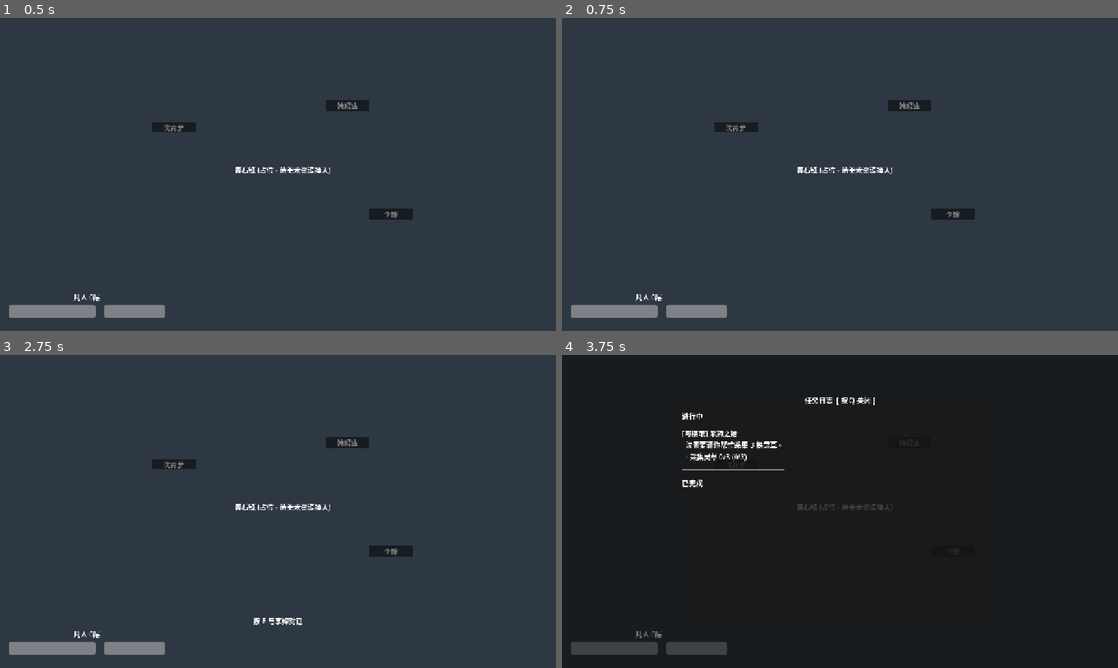
Above: before the commit, frames 1-4 (two rows, left to right).
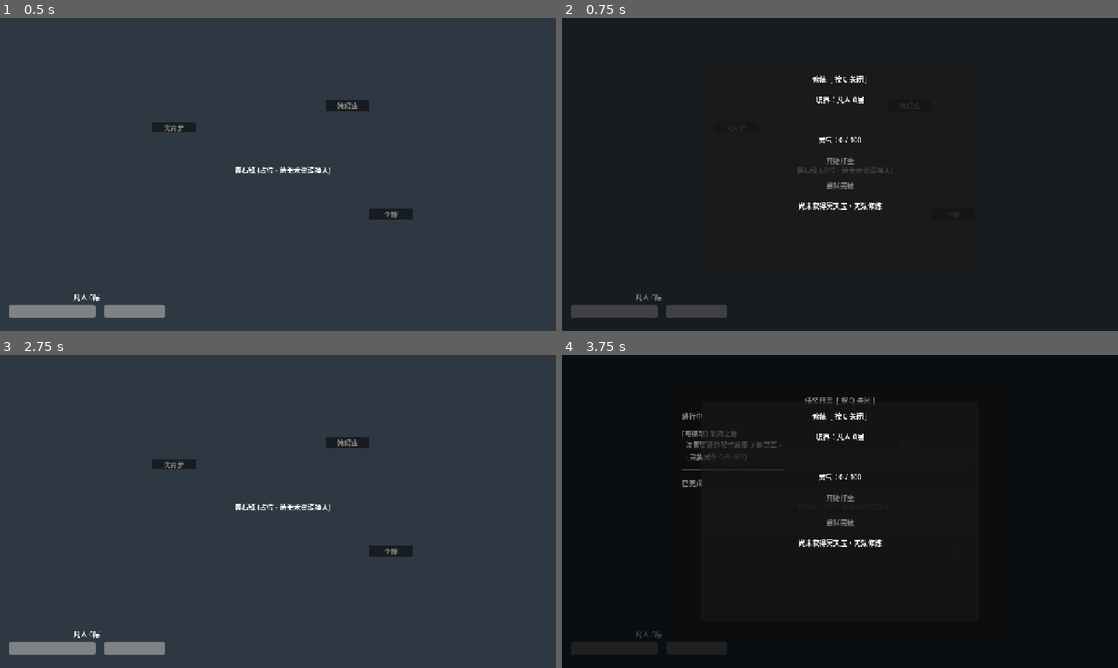
Above: after the commit, the same moments.

Repository: StarsPlanGame/Ethereia-Game
Game: Godot game, scene res://scenes/core/Main.tscn
Same seed, same stepped clock (60 frames per second), same inputs: the game is played once before the commit and once after it.
Inputs (mouse positions are in pixels of both pictures, inside the frame that each line leads up to):
- Up to frame 1 (0.5 s): no input
- Up to frame 2 (0.75 s): tap Enter at 0.5 s; move the mouse to (962, 158) at 0.52 s; hold D (move_right) from 0.53 s (still down); hold C (open_cultivation) from 0.53 s (still down); tap J (attack) at 0.6 s; click (962, 158) at 0.67 s
- Up to frame 3 (2.75 s): tap Space at 1.25 s; move the mouse to (166, 527) at 1.27 s; release D (move_right) at 1.28 s; release C (open_cultivation) at 1.28 s; hold S (move_down) 1.28-2.03 s; tap C (open_cultivation) at 1.35 s; click (166, 527) at 1.42 s; tap Q (open_quest) at 1.55 s; tap Enter at 2 s; move the mouse to (333, 442) at 2.02 s; hold D (move_right) from 2.03 s (still down); hold Q (open_quest) from 2.03 s (still down); click (333, 442) at 2.17 s; tap J (attack) at 2.3 s
- Up to frame 4 (3.75 s): tap Space at 2.75 s; move the mouse to (812, 574) at 2.77 s; release D (move_right) at 2.78 s; release Q (open_quest) at 2.78 s; hold W (move_up) 2.78-3.53 s; tap J (attack) at 2.85 s; click (812, 574) at 2.92 s; tap C (open_cultivation) at 3.05 s; tap Enter at 3.5 s; move the mouse to (1006, 558) at 3.52 s; hold A (move_left) from 3.53 s (still down); hold Q (open_quest) from 3.53 s (still down); tap E (interact) at 3.6 s; click (1006, 558) at 3.67 s

Frame 1 is identical in both runs. In frame 2, 99% of the frame differs, in the area x 0-100%, y 0-100%; in frame 3, 0.1%; in frame 4, 2.8%.

Commit message:
feat: 新增修炼系统与灵气弹技能，完善任务奖励逻辑
- 实现修炼面板与打坐突破功能，调整突破属性加成
- 添加灵气弹投射物技能与玩家技能发射逻辑
- 实现任务解锁技能的剧情标记逻辑
- 新增阶段6功能自检测试脚本
- 补全UI面板与场景引用

Diff:
--- a/scenes/core/GameRoot.tscn
+++ b/scenes/core/GameRoot.tscn
@@ -6,6 +6,7 @@
 [ext_resource type="PackedScene" path="res://scenes/ui/DialoguePanel.tscn" id="4_dlg"]
 [ext_resource type="PackedScene" path="res://scenes/ui/QuestPanel.tscn" id="5_quest"]
 [ext_resource type="PackedScene" path="res://scenes/ui/InventoryPanel.tscn" id="6_inv"]
+[ext_resource type="PackedScene" path="res://scenes/ui/CultivationPanel.tscn" id="7_cult"]
 
 [node name="GameRoot" type="Node2D"]
 script = ExtResource("1_root")
@@ -74,3 +75,5 @@
 [node name="QuestPanel" parent="UILayer" instance=ExtResource("5_quest")]
 
 [node name="InventoryPanel" parent="UILayer" instance=ExtResource("6_inv")]
+
+[node name="CultivationPanel" parent="UILayer" instance=ExtResource("7_cult")]
--- /dev/null
+++ b/scenes/player/SpiritBullet.tscn
@@ -0,0 +1,24 @@
+[gd_scene load_steps=3 format=3]
+
+[ext_resource type="Script" path="res://scripts/player/SpiritBullet.gd" id="1_bullet"]
+
+[sub_resource type="CircleShape2D" id="Circle_shape"]
+radius = 8.0
+
+[node name="SpiritBullet" type="Area2D"]
+collision_layer = 32
+collision_mask = 74
+script = ExtResource("1_bullet")
+
+[node name="Sprite2D" type="Sprite2D" parent="."]
+modulate = Color(0.4, 0.7, 1, 1)
+
+[node name="Placeholder" type="ColorRect" parent="Sprite2D"]
+offset_left = -6.0
+offset_top = -6.0
+offset_right = 6.0
+offset_bottom = 6.0
+color = Color(0.4, 0.7, 1, 1)
+
+[node name="CollisionShape2D" type="CollisionShape2D" parent="."]
+shape = SubResource("Circle_shape")
--- /dev/null
+++ b/scenes/ui/CultivationPanel.tscn
@@ -0,0 +1,82 @@
+[gd_scene load_steps=2 format=3]
+
+[ext_resource type="Script" path="res://scripts/ui/CultivationPanel.gd" id="1_panel"]
+
+[node name="CultivationPanel" type="Control"]
+custom_minimum_size = Vector2(1280, 720)
+anchors_preset = 15
+anchor_right = 1.0
+anchor_bottom = 1.0
+mouse_filter = 1
+script = ExtResource("1_panel")
+
+[node name="DimBackground" type="ColorRect" parent="."]
+modulate = Color(0, 0, 0, 0.5)
+anchors_preset = 15
+anchor_right = 1.0
+anchor_bottom = 1.0
+mouse_filter = 2
+
+[node name="Panel" type="Panel" parent="."]
+anchors_preset = 8
+anchor_left = 0.25
+anchor_top = 0.15
+anchor_right = 0.75
+anchor_bottom = 0.85
+grow_horizontal = 2
+grow_vertical = 2
+
+[node name="Margin" type="MarginContainer" parent="Panel"]
+anchors_preset = 15
+anchor_right = 1.0
+anchor_bottom = 1.0
+offset_left = 20.0
+offset_top = 20.0
+offset_right = -20.0
+offset_bottom = -20.0
+mouse_filter = 2
+
+[node name="VBox" type="VBoxContainer" parent="Panel/Margin"]
+theme_override_constants/separation = 16
+mouse_filter = 2
+
+[node name="TitleLabel" type="Label" parent="Panel/Margin/VBox"]
+custom_minimum_size = Vector2(0, 32)
+text = "修炼  [ 按 C 关闭 ]"
+horizontal_alignment = 1
+mouse_filter = 2
+
+[node name="RealmLabel" type="Label" parent="Panel/Margin/VBox"]
+custom_minimum_size = Vector2(0, 28)
+text = "境界：凡人 0层"
+horizontal_alignment = 1
+mouse_filter = 2
+
+[node name="QiBar" type="ProgressBar" parent="Panel/Margin/VBox"]
+custom_minimum_size = Vector2(0, 32)
+max_value = 100.0
+value = 0.0
+show_percentage = false
+mouse_filter = 2
+
+[node name="QiLabel" type="Label" parent="Panel/Margin/VBox"]
+custom_minimum_size = Vector2(0, 24)
+text = "灵气：0 / 100"
+horizontal_alignment = 1
+mouse_filter = 2
+
+[node name="MeditateButton" type="Button" parent="Panel/Margin/VBox"]
+custom_minimum_size = Vector2(0, 40)
+text = "开始打坐"
+mouse_filter = 0
+
+[node name="BreakthroughButton" type="Button" parent="Panel/Margin/VBox"]
+custom_minimum_size = Vector2(0, 40)
+text = "尝试突破"
+mouse_filter = 0
+
+[node name="HintLabel" type="Label" parent="Panel/Margin/VBox"]
+custom_minimum_size = Vector2(0, 24)
+text = ""
+horizontal_alignment = 1
+mouse_filter = 2
--- a/scripts/autoload/QuestManager.gd
+++ b/scripts/autoload/QuestManager.gd
@@ -145,8 +145,10 @@
 			"item", "currency":
 				InventorySystem.add_item(reward.get("id"), reward.get("amount", 1))
 			"unlock":
-				# TODO: 解锁技能/系统
-				pass
+				# 解锁技能/系统：写入 skill_unlocked_<id> 剧情标记
+				var unlock_id: String = reward.get("id", "")
+				if unlock_id != "":
+					GameState.set_story_flag("skill_unlocked_" + unlock_id, true)
 
 func _trigger_next_quest(quest_id: String) -> void:
 	var q: Dictionary = DataManager.get_quest(quest_id)
--- a/scripts/player/PlayerCombat.gd
+++ b/scripts/player/PlayerCombat.gd
@@ -25,6 +25,11 @@
 const ATTACK_COOLDOWN: float = 0.4   # 攻击间隔
 const HITBOX_OFFSET: float = 30.0    # HitBox 距离玩家中心的偏移
 
+# ======== 灵气弹 ========
+const SPIRIT_BULLET_SCENE: PackedScene = preload("res://scenes/player/SpiritBullet.tscn")
+const SPIRIT_BULLET_SPAWN_OFFSET: float = 20.0  # 投射物出生点距玩家中心
+var skill_cooldown: float = 0.0
+
 # ======== 生命周期 ========
 func _ready() -> void:
 	if hurtbox != null:
@@ -35,10 +40,14 @@
 func _process(delta: float) -> void:
 	if attack_cooldown > 0:
 		attack_cooldown -= delta
+	if skill_cooldown > 0:
+		skill_cooldown -= delta
 	if GameState.is_paused or GameState.is_in_dialogue:
 		return
 	if Input.is_action_just_pressed("attack") and not is_attacking:
 		_perform_attack()
+	if Input.is_action_just_pressed("skill_1"):
+		_cast_spirit_bullet()
 
 # ======== 攻击 ========
 func _perform_attack() -> void:
@@ -105,14 +114,43 @@
 	stats.take_damage(incoming_dmg)
 
 # ======== 技能 ========
-## 使用 skill_id 对应的技能
-## TODO: 待 SkillsSystem 与 PlayerAnimation 实现后完善
-func use_skill(skill_id: String) -> void:
-	var skill_data: Dictionary = DataManager.get_skill(skill_id)
+## 发射灵气弹（按 K 键）
+func _cast_spirit_bullet() -> void:
+	# 检查技能是否已解锁
+	if not GameState.has_story_flag("skill_unlocked_skill_spirit_bullet"):
+		return
+	if skill_cooldown > 0:
+		return
+	var skill_data: Dictionary = DataManager.get_skill("skill_spirit_bullet")
 	if skill_data.is_empty():
-		push_warning("[PlayerCombat] 技能不存在: %s" % skill_id)
 		return
-	if not stats.use_mana(skill_data.get("mp_cost", 0)):
-		return  # 灵力不足
-	# TODO: 触发技能效果（投射物 / 范围伤害 / Buff）
-	EventBus.notification_shown.emit("使用技能: %s" % skill_data.get("name", skill_id))
+	# 检查灵力
+	var mp_cost: int = skill_data.get("mp_cost", 5)
+	if not stats.use_mana(mp_cost):
+		EventBus.notification_shown.emit("灵力不足")
+		return
+	skill_cooldown = skill_data.get("cooldown", 1.0)
+	# 实例化投射物
+	var bullet: Area2D = SPIRIT_BULLET_SCENE.instantiate()
+	bullet.damage = calculate_damage(0, skill_data.get("damage", 15))
+	bullet.speed = skill_data.get("projectile_speed", 400)
+	bullet.max_range = skill_data.get("range", 300)
+	# 根据朝向设置方向与出生点
+	var dir: Vector2 = _facing_to_vector(parent.facing)
+	bullet.direction = dir
+	bullet.position = parent.global_position + dir * SPIRIT_BULLET_SPAWN_OFFSET
+	# 添加到玩家所在场景（玩家父节点）
+	parent.get_parent().add_child(bullet)
+
+## 朝向转单位向量
+func _facing_to_vector(facing: int) -> Vector2:
+	match facing:
+		PlayerController.Facing.RIGHT:
+			return Vector2.RIGHT
+		PlayerController.Facing.LEFT:
+			return Vector2.LEFT
+		PlayerController.Facing.UP:
+			return Vector2.UP
+		PlayerController.Facing.DOWN:
+			return Vector2.DOWN
+	return Vector2.RIGHT
--- a/scripts/player/PlayerCultivation.gd
+++ b/scripts/player/PlayerCultivation.gd
@@ -97,14 +97,17 @@
 	realm = Realm.QI_REFINING
 	realm_level = 1
 	spirit_qi = 0
-	# 突破后属性提升（数值来自 GDD §4）
+	# 突破后属性提升（路线图 §8 验收标准：max_hp+20, max_mp+50）
 	var stats: PlayerStats = get_parent().get_node("Stats")
-	stats.max_hp += 50
+	stats.max_hp += 20
 	stats.current_hp = stats.max_hp
-	stats.max_mp += 20
+	stats.max_mp += 50
 	stats.current_mp = stats.max_mp
 	stats.attack += 5
 	stats.defense += 3
+	# 通知 HUD 更新
+	EventBus.player_hp_changed.emit(stats.current_hp, stats.max_hp)
+	EventBus.player_mp_changed.emit(stats.current_mp, stats.max_mp)
 	EventBus.breakthrough_success.emit(REALM_NAMES[realm], realm_level)
 	EventBus.cultivation_changed.emit(REALM_NAMES[realm], realm_level, spirit_qi)
 	return true
--- /dev/null
+++ b/scripts/player/SpiritBullet.gd
@@ -0,0 +1,52 @@
+##======================================================
+## SpiritBullet.gd - 灵气弹投射物
+## 挂载：SpiritBullet.tscn 根节点（Area2D）
+## 职责：沿方向飞行，命中敌人造成伤害，超距或命中后销毁
+## 关联文档：01_GDD_GAME_DESIGN.md §4.3 灵气弹 / 05_SYSTEM_DESIGN.md §6
+##======================================================
+extends Area2D
+class_name SpiritBullet
+
+# ======== 参数（由发射方设置）========
+var direction: Vector2 = Vector2.RIGHT  # 飞行方向（已归一化）
+var speed: float = 400.0                # 飞行速度
+var damage: int = 15                    # 伤害值（含攻击者攻击力）
+var max_range: float = 300.0            # 最大射程
+
+var _traveled: float = 0.0              # 已飞行距离
+
+# ======== 生命周期 ========
+func _ready() -> void:
+	# 命中敌人 HurtBox（layer 7）触发伤害
+	body_entered.connect(_on_body_entered)
+	area_entered.connect(_on_area_entered)
+	# 5 秒后强制销毁（兜底）
+	await get_tree().create_timer(5.0).timeout
+	if is_instance_valid(self):
+		queue_free()
+
+func _physics_process(delta: float) -> void:
+	var step: Vector2 = direction * speed * delta
+	position += step
+	_traveled += step.length()
+	if _traveled >= max_range:
+		queue_free()
+
+# ======== 命中处理 ========
+func _on_body_entered(body: Node) -> void:
+	# 命中墙壁/地形（collision_layer 1 = 地形）直接销毁
+	if body is TileMapLayer or body.get_class() == "TileMapLayer":
+		queue_free()
+		return
+	# 命中敌人 CharacterBody
+	if body.has_method("take_damage") and body.is_in_group("enemy"):
+		body.take_damage(damage)
+		queue_free()
+
+func _on_area_entered(area: Area2D) -> void:
+	# 命中敌人 HurtBox
+	if area.is_in_group("enemy_hurtbox"):
+		var enemy: Node = area.get_parent()
+		if enemy != null and enemy.has_method("take_damage"):
+			enemy.take_damage(damage)
+		queue_free()
--- /dev/null
+++ b/scripts/tests/Stage6SelfCheck.gd
@@ -0,0 +1,191 @@
+##======================================================
+## Stage6SelfCheck.gd - 阶段 6 修炼与突破流程自检
+## 运行：godot --headless --script res://scripts/tests/Stage6SelfCheck.gd
+## 验证：冥天玉解锁修炼、打坐积累灵气、突破属性变化、quest_005 推进、灵气弹解锁
+##======================================================
+extends SceneTree
+
+func _initialize() -> void:
+	var runner: Node = TestRunner.new()
+	root.add_child(runner)
+
+# ======== 测试运行器 ========
+class TestRunner extends Node:
+	var _passed: int = 0
+	var _failed: int = 0
+
+	var QuestManager: Node
+	var GameState: Node
+	var EventBus: Node
+	var DataManager: Node
+	var InventorySystem: Node
+
+	func _ready() -> void:
+		QuestManager = get_node("/root/QuestManager")
+		GameState = get_node("/root/GameState")
+		EventBus = get_node("/root/EventBus")
+		DataManager = get_node("/root/DataManager")
+		InventorySystem = get_node("/root/InventorySystem")
+		print("========== 阶段 6 自检开始 ==========")
+		_test_cultivation_lock_without_jade()
+		_test_meditation_qi_accumulation()
+		_test_breakthrough_attributes()
+		_test_quest_005_progression()
+		_test_spirit_bullet_unlock()
+		_test_skill_data_integrity()
+		_test_cultivation_panel_scene()
+		_print_summary()
+		get_tree().quit()
+
+	# ======== 测试：冥天玉未获得时不能修炼 ========
+	func _test_cultivation_lock_without_jade() -> void:
+		print("\n[测试] 冥天玉未获得时修炼锁定")
+		var cult: Node = _create_cultivation_component()
+		# 未获得冥天玉
+		cult.has_nether_jade = false
+		_assert_eq(cult.can_breakthrough(), false, "无冥天玉时不能突破")
+		_assert_eq(cult.is_meditating, false, "初始非打坐状态")
+		cult.start_meditation()
+		_assert_eq(cult.is_meditating, false, "无冥天玉时打坐应失败")
+		cult.free()
+
+	# ======== 测试：打坐积累灵气 ========
+	func _test_meditation_qi_accumulation() -> void:
+		print("\n[测试] 打坐积累灵气")
+		var cult: Node = _create_cultivation_component()
+		cult.has_nether_jade = true
+		_assert_eq(cult.spirit_qi, 0, "初始灵气应为 0")
+		cult.add_qi(50)
+		_assert_eq(cult.spirit_qi, 50, "添加 50 灵气后应为 50")
+		cult.add_qi(100)  # 超过上限
+		_assert_eq(cult.spirit_qi, cult.spirit_qi_max, "灵气不应超过上限 100")
+		# 灵气未满不能突破
+		cult.spirit_qi = 50
+		_assert_eq(cult.can_breakthrough(), false, "灵气未满时不能突破")
+		cult.free()
+
+	# ======== 测试：突破后属性变化 ========
+	func _test_breakthrough_attributes() -> void:
+		print("\n[测试] 突破后属性变化 (max_hp+20, max_mp+50)")
+		var player: Node = _create_player_with_cultivation()
+		var stats: Node = player.get_node("Stats")
+		var cult: Node = player.get_node("Cultivation")
+		cult.has_nether_jade = true
+		cult.spirit_qi = cult.spirit_qi_max
+		var old_hp: int = stats.max_hp
+		var old_mp: int = stats.max_mp
+		var old_atk: int = stats.attack
+		var old_def: int = stats.defense
+		var result: bool = cult.do_breakthrough()
+		_assert_eq(result, true, "突破应成功")
+		_assert_eq(cult.realm, 1, "突破后境界应为 QI_REFINING(1)")  # Realm.QI_REFINING = 1
+		_assert_eq(cult.realm_level, 1, "突破后层次应为 1")
+		_assert_eq(stats.max_hp, old_hp + 20, "max_hp 应 +20")
+		_assert_eq(stats.max_mp, old_mp + 50, "max_mp 应 +50")
+		_assert_eq(stats.attack, old_atk + 5, "attack 应 +5")
+		_assert_eq(stats.defense, old_def + 3, "defense 应 +3")
+		_assert_eq(stats.current_hp, stats.max_hp, "current_hp 应回满")
+		_assert_eq(stats.current_mp, stats.max_mp, "current_mp 应回满")
+		_assert_eq(cult.spirit_qi, 0, "突破后灵气应清零")
+		# 第二次突破应失败（第一部分只允许一次）
+		cult.spirit_qi = cult.spirit_qi_max
+		_assert_eq(cult.can_breakthrough(), false, "已突破后不能再次突破")
+		player.free()
+
+	# ======== 测试：quest_005 突破推进 ========
+	func _test_quest_005_progression() -> void:
+		print("\n[测试] quest_005 突破推进与自动完成")
+		QuestManager._initialize_quest_states()
+		# 推进到 quest_005 active
+		QuestManager.complete_quest("quest_001")
+		EventBus.area_entered.emit("qing_shi_forest")
+		EventBus.area_entered.emit("nether_temple")
+		InventorySystem.add_item("item_nether_jade", 1)
+		QuestManager.complete_quest("quest_004")
+		_assert_eq(QuestManager.get_quest_state("quest_005"), "active", "前置：quest_005 应已自动开始")
+		# 模拟突破：发射 cultivation_changed 信号
+		EventBus.cultivation_changed.emit("炼气", 1, 0)
+		_assert_eq(QuestManager.get_quest_state("quest_005"), "completed", "突破后 quest_005 应自动完成")
+		_assert_eq(GameState.get_story_flag("entered_cultivation"), true, "quest_005 完成应设置 entered_cultivation")
+
+	# ======== 测试：灵气弹技能解锁 ========
+	func _test_spirit_bullet_unlock() -> void:
+		print("\n[测试] 灵气弹技能解锁 (quest_005 unlock reward)")
+		# quest_005 的 rewards 包含 unlock skill_spirit_bullet
+		GameState.set_story_flag("skill_unlocked_skill_spirit_bullet", false)
+		# 重新完成 quest_005 触发奖励
+		QuestManager._initialize_quest_states()
+		QuestManager.complete_quest("quest_001")
+		EventBus.area_entered.emit("qing_shi_forest")
+		EventBus.area_entered.emit("nether_temple")
+		InventorySystem.add_item("item_nether_jade", 1)
+		QuestManager.complete_quest("quest_004")
+		EventBus.cultivation_changed.emit("炼气", 1, 0)
+		_assert_eq(GameState.has_story_flag("skill_unlocked_skill_spirit_bullet"), true, "quest_005 完成应解锁灵气弹技能")
+		# 验证物品奖励也发放了
+		var pill_count: int = InventorySystem.get_item_count("item_qi_recovery_pill")
+		_assert_eq(pill_count >= 3, true, "quest_005 应奖励 3 个聚气丹")
+
+	# ======== 测试：技能数据完整性 ========
+	func _test_skill_data_integrity() -> void:
+		print("\n[测试] 技能数据完整性")
+		var skill: Dictionary = DataManager.get_skill("skill_spirit_bullet")
+		_assert_eq(not skill.is_empty(), true, "灵气弹技能数据应存在")
+		_assert_eq(skill.get("name", ""), "灵气弹", "技能名称应为灵气弹")
+		_assert_eq(skill.get("mp_cost", 0) > 0, true, "灵气弹应消耗灵力")
+		_assert_eq(skill.get("damage", 0) > 0, true, "灵气弹应有伤害值")
+		_assert_eq(skill.get("range", 0) > 0, true, "灵气弹应有射程")
+		_assert_eq(skill.get("projectile_speed", 0) > 0, true, "灵气弹应有投射速度")
+
+	# ======== 测试：CultivationPanel 场景结构 ========
+	func _test_cultivation_panel_scene() -> void:
+		print("\n[测试] CultivationPanel 场景结构")
+		var scene: PackedScene = load("res://scenes/ui/CultivationPanel.tscn")
+		_assert_eq(scene != null, true, "CultivationPanel.tscn 应可加载")
+		var panel: Node = scene.instantiate()
+		_assert_eq(panel != null, true, "CultivationPanel 应能实例化")
+		# 验证关键节点存在
+		var realm_label: Node = panel.get_node_or_null("Panel/Margin/VBox/RealmLabel")
+		_assert_eq(realm_label != null, true, "应包含 RealmLabel 节点")
+		var qi_bar: Node = panel.get_node_or_null("Panel/Margin/VBox/QiBar")
+		_assert_eq(qi_bar != null, true, "应包含 QiBar 节点")
+		var meditate_btn: Node = panel.get_node_or_null("Panel/Margin/VBox/MeditateButton")
+		_assert_eq(meditate_btn != null, true, "应包含 MeditateButton 节点")
+		var breakthrough_btn: Node = panel.get_node_or_null("Panel/Margin/VBox/BreakthroughButton")
+		_assert_eq(breakthrough_btn != null, true, "应包含 BreakthroughButton 节点")
+		panel.free()
+
+	# ======== 辅助：创建独立修炼组件 ========
+	func _create_cultivation_component() -> Node:
+		var cult: Node = preload("res://scripts/player/PlayerCultivation.gd").new()
+		return cult
+
+	# ======== 辅助：创建带 Stats 的 Player ========
+	func _create_player_with_cultivation() -> Node:
+		var player: CharacterBody2D = CharacterBody2D.new()
+		var stats: Node = preload("res://scripts/player/PlayerStats.gd").new()
+		stats.name = "Stats"
+		player.add_child(stats)
+		var cult: Node = preload("res://scripts/player/PlayerCultivation.gd").new()
+		cult.name = "Cultivation"
+		player.add_child(cult)
+		add_child(player)  # 加入场景树以启用信号
+		return player
+
+	# ======== 断言辅助 ========
+	func _assert_eq(actual, expected, msg: String) -> void:
+		if actual == expected:
+			_passed += 1
+			print("  [PASS] %s" % msg)
+		else:
+			_failed += 1
+			print("  [FAIL] %s (期望: %s, 实际: %s)" % [msg, str(expected), str(actual)])
+
+	func _print_summary() -> void:
+		print("\n========== 自检结果 ==========")
+		print("通过: %d  失败: %d" % [_passed, _failed])
+		if _failed == 0:
+			print("阶段 6 自检全部通过！")
+		else:
+			print("存在失败项，请检查！")
+		print("==============================")
--- /dev/null
+++ b/scripts/ui/CultivationPanel.gd
@@ -0,0 +1,117 @@
+##======================================================
+## CultivationPanel.gd - 修炼面板 UI
+## 挂载：CultivationPanel.tscn 根节点（Control）
+## 职责：显示境界/灵气进度，提供打坐与突破操作，按 C 切换显示
+## 关联文档：01_GDD_GAME_DESIGN.md §4 修炼系统 / 05_SYSTEM_DESIGN.md §14.5
+##======================================================
+extends Control
+class_name CultivationPanel
+
+@onready var realm_label: Label = $Panel/Margin/VBox/RealmLabel
+@onready var qi_bar: ProgressBar = $Panel/Margin/VBox/QiBar
+@onready var qi_label: Label = $Panel/Margin/VBox/QiLabel
+@onready var meditate_button: Button = $Panel/Margin/VBox/MeditateButton
+@onready var breakthrough_button: Button = $Panel/Margin/VBox/BreakthroughButton
+@onready var hint_label: Label = $Panel/Margin/VBox/HintLabel
+
+# 玩家修炼组件引用（懒加载）
+var _cultivation: Node = null
+
+func _ready() -> void:
+	visible = false
+	# 监听修炼事件实时刷新
+	EventBus.cultivation_changed.connect(_on_cultivation_changed)
+	EventBus.breakthrough_success.connect(_on_breakthrough_success)
+	EventBus.breakthrough_failed.connect(_on_breakthrough_failed)
+	EventBus.story_flag_changed.connect(_on_story_flag_changed)
+	meditate_button.pressed.connect(_on_meditate_pressed)
+	breakthrough_button.pressed.connect(_on_breakthrough_pressed)
+
+func _unhandled_input(event: InputEvent) -> void:
+	if event.is_action_pressed("open_cultivation"):
+		toggle_visibility()
+
+## 获取玩家修炼组件（缓存）
+func _get_cultivation() -> Node:
+	if _cultivation != null and is_instance_valid(_cultivation):
+		return _cultivation
+	var player: Node = get_tree().get_first_node_in_group("player")
+	if player == null:
+		return null
+	_cultivation = player.get_node_or_null("Cultivation")
+	return _cultivation
+
+func toggle_visibility() -> void:
+	visible = not visible
+	if visible:
+		_refresh()
+		GameState.is_paused = true
+	else:
+		GameState.is_paused = false
+
+## 刷新面板显示
+func _refresh() -> void:
+	var cult: Node = _get_cultivation()
+	if cult == null:
+		hint_label.text = "修炼系统未就绪"
+		hint_label.visible = true
+		return
+	var realm: String = cult.REALM_NAMES.get(cult.realm, "未知")
+	var level: int = cult.realm_level
+	var qi: int = cult.spirit_qi
+	var qi_max: int = cult.spirit_qi_max
+	realm_label.text = "境界：%s %d层" % [realm, level]
+	qi_bar.max_value = qi_max
+	qi_bar.value = qi
+	qi_label.text = "灵气：%d / %d" % [qi, qi_max]
+	# 冥天玉未获得时提示
+	if not cult.has_nether_jade:
+		hint_label.text = "尚未获得冥天玉，无法修炼"
+		hint_label.visible = true
+		meditate_button.disabled = true
+		breakthrough_button.disabled = true
+		return
+	hint_label.visible = false
+	# 打坐按钮状态
+	if cult.is_meditating:
+		meditate_button.text = "停止打坐"
+	else:
+		meditate_button.text = "开始打坐"
+	meditate_button.disabled = false
+	# 突破按钮状态
+	breakthrough_button.disabled = not cult.can_breakthrough()
+
+## 打坐按钮回调
+func _on_meditate_pressed() -> void:
+	var cult: Node = _get_cultivation()
+	if cult == null:
+		return
+	if cult.is_meditating:
+		cult.stop_meditation()
+	else:
+		cult.start_meditation()
+	_refresh()
+
+## 突破按钮回调
+func _on_breakthrough_pressed() -> void:
+	var cult: Node = _get_cultivation()
+	if cult == null:
+		return
+	cult.do_breakthrough()
+	_refresh()
+
+## 修炼状态变化回调
+func _on_cultivation_changed(_realm: String, _level: int, _qi: int) -> void:
+	if visible:
+		_refresh()
+
+func _on_breakthrough_success(_realm: String, _level: int) -> void:
+	_refresh()
+
+func _on_breakthrough_failed(_realm: String, _level: int) -> void:
+	EventBus.notification_shown.emit("突破条件不足")
+
+func _on_story_flag_changed(key: String, _value) -> void:
+	# 冥天玉状态变化时刷新
+	if key == "has_nether_jade" and visible:
+		_refresh()
Not shown: 1 places in scenes/core/GameRoot.tscn that only renumber resources
